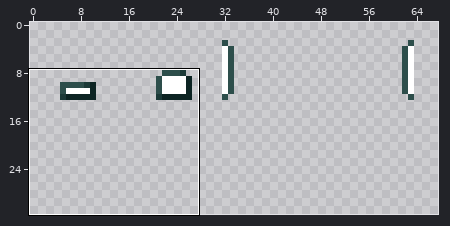
Pixel-art file, stored at examples/playground/src/main/resources/tilesets/turbine_lights.aseprite. The first picture is a wide view before the edit; the outline marks the close-up.
Close-up. The starting point:
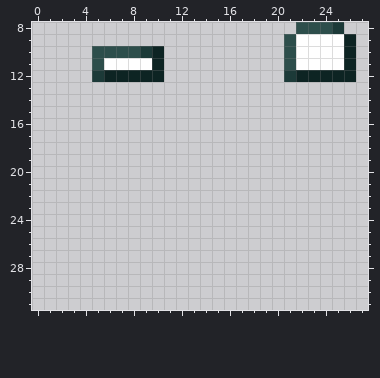
128x32 pixels, 1 frame. Shown: x 0..27, y 8..31. The wide view leaves out empty margins.
New version:
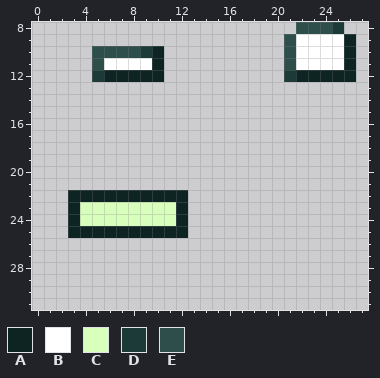
Palette (. is transparent): A #0d2423  B #ffffff  C #d9ffbc  D #1c3a38  E #2d4e4b
What changed:
y 22: x 3..12 .......... -> AAAAAAAAAA
y 23..24: x 3..12 .......... -> ACCCCCCCCA
y 25: x 3..12 .......... -> AAAAAAAAAA
